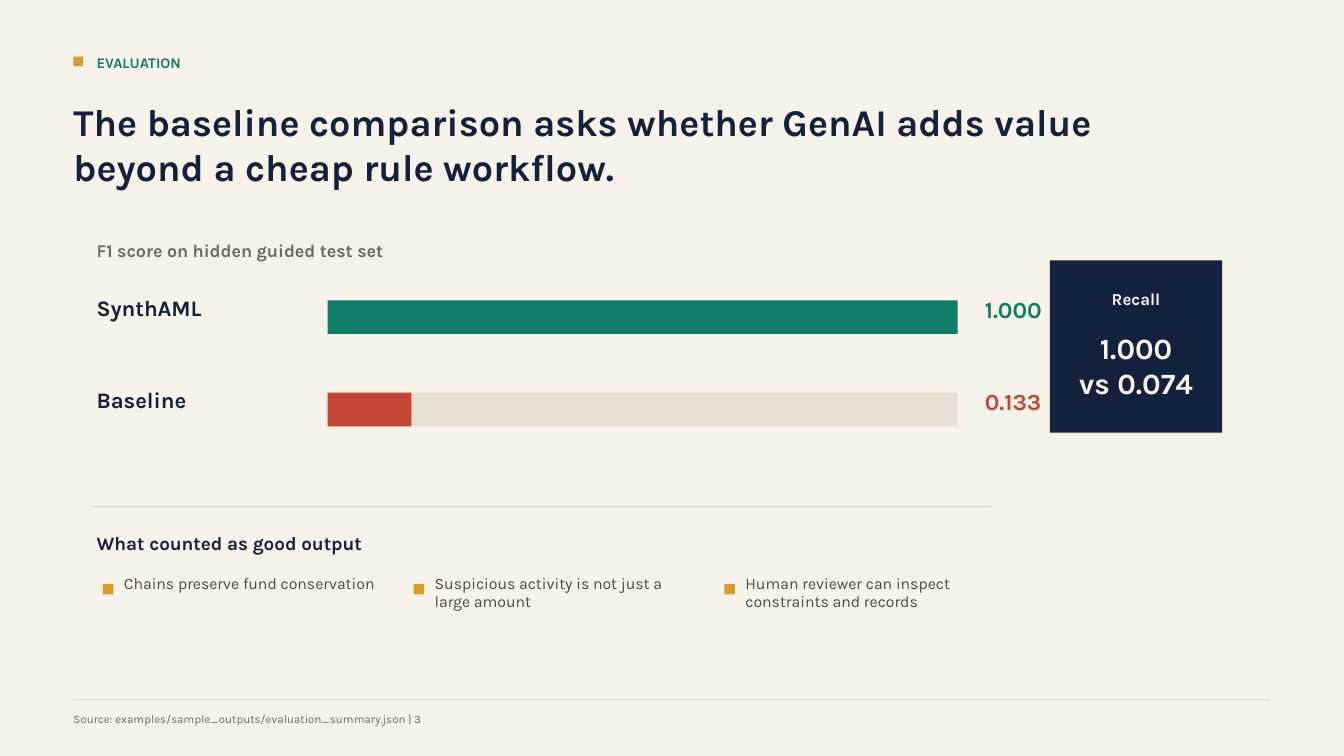
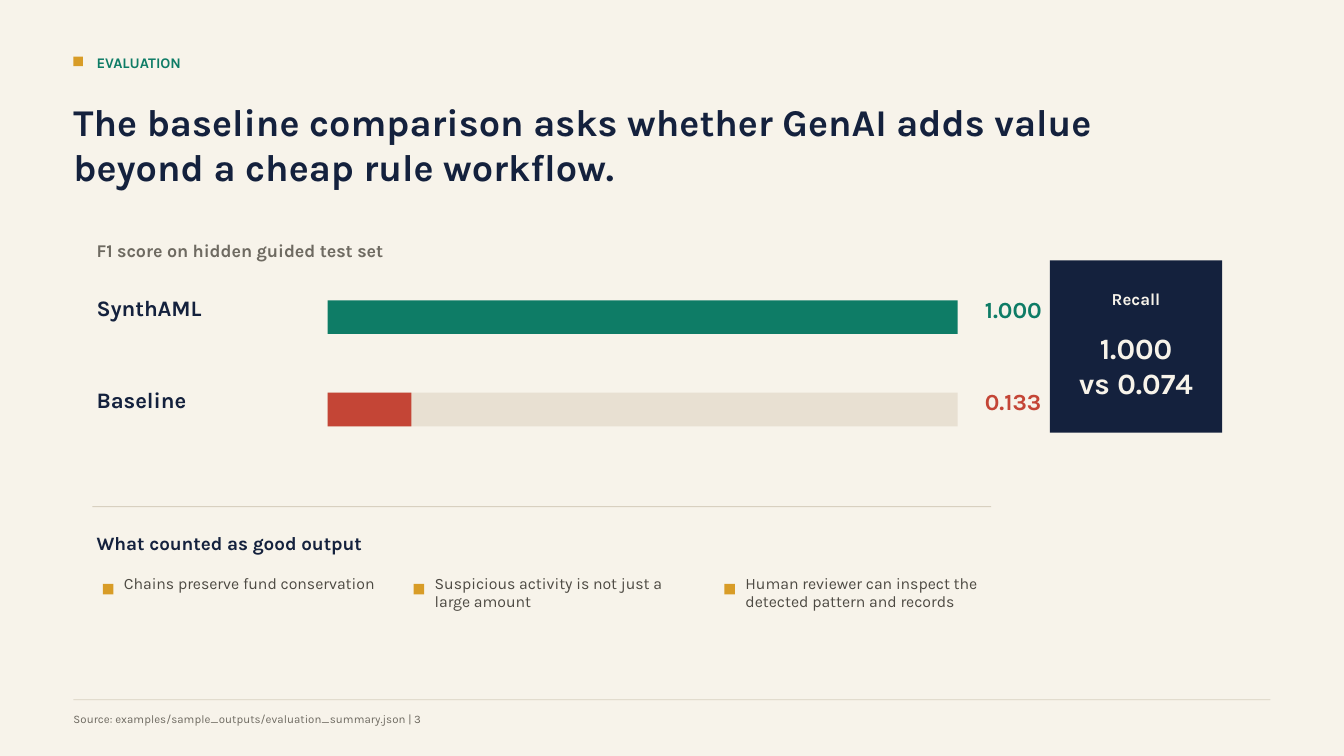
Before and after one commit to yq688m3JT/genAI_final, a slide deck: slide 4 of docs/synthaml-final-presentation.pptx. Drawn at 1344x756 pixels with LibreOffice and Linux fonts; fonts in the diff are those of the drawing. Boxes give left, top, right and bottom in pixels: in the first picture for what was removed or moved away, otherwise in the second. Text is boxed around its words. In the diff, an @@ line names an element or a change of style, - is before the commit and + after.

Commit message:
Reframe SynthAML as record-driven pattern discovery

```diff
--- a/docs/synthaml-final-presentation.pptx
+++ b/docs/synthaml-final-presentation.pptx
@@ text at [745, 578, 978, 611]: text changed @@
-Human reviewer can inspect constraints and records
+Human reviewer can inspect the detected pattern and records
```
Also in this commit, not shown: 6 other slides changed, 7 other files.
